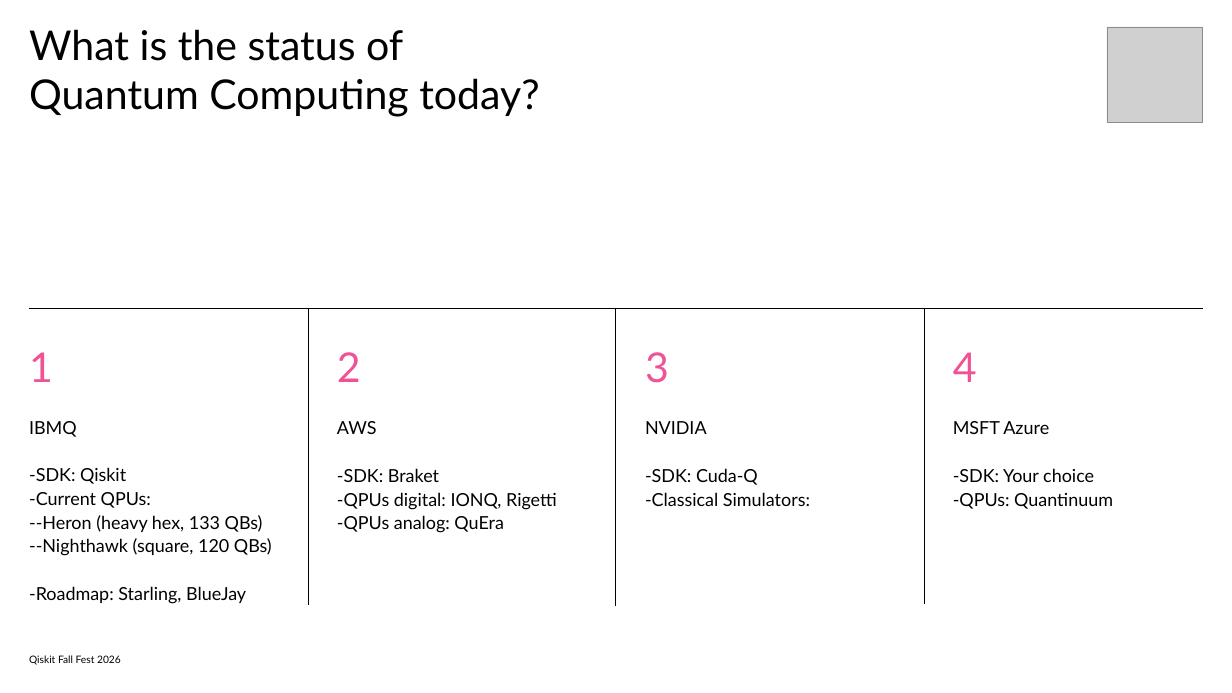
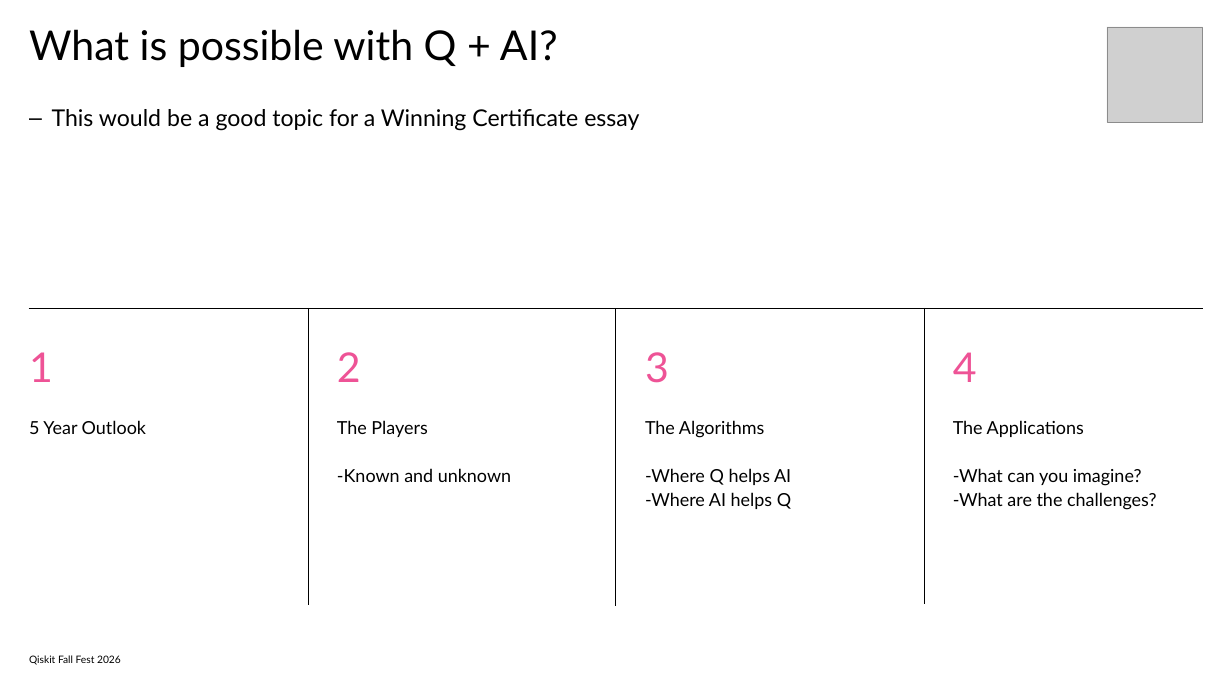
Before and after one commit to SeattleQuantumComputingMeetup/qiskit_fallfest_2026, a slide deck: slide 49 of presentations/Qiskit_Fall-Fest_2026_Zoom_Kickoff.pptx (slide 7 before the commit). Drawn at 1232x693 pixels with LibreOffice and Linux fonts; fonts in the diff are those of the drawing; grey boxes stand for pictures. Boxes give left, top, right and bottom in pixels: in the first picture for what was removed or moved away, otherwise in the second. Text is boxed around its words. In the diff, an @@ line names an element or a change of style, - is before the commit and + after.

```diff
--- a/presentations/Qiskit_Fall-Fest_2026_Zoom_Kickoff.pptx
+++ b/presentations/Qiskit_Fall-Fest_2026_Zoom_Kickoff.pptx
@@ title at (29, 29, 558, 67): text changed @@
-What is the status of Quantum Computing today?
+What is possible with Q + AI?
@@ text added at (52, 109, 639, 131), 36 pt, text #000000 @@
+– This would be a good topic for a Winning Certificate essay
@@ text at (29, 420, 146, 434): text changed @@
-IBMQ
--SDK: Qiskit
--Current QPUs:
---Heron (heavy hex, 133 QBs)
---Nighthawk (square, 120 QBs)
--Roadmap: Starling, BlueJay
+5 Year Outlook
@@ text at (337, 420, 511, 482): text changed @@
-AWS
--SDK: Braket
--QPUs digital: IONQ, Rigetti
--QPUs analog: QuEra
+The Players
+-Known and unknown
@@ text at (645, 420, 791, 509): text changed @@
-NVIDIA
--SDK: Cuda-Q
--Classical Simulators:
+The Algorithms
+-Where Q helps AI
+-Where AI helps Q
@@ text at (953, 420, 1157, 510): text changed @@
-MSFT Azure
--SDK: Your choice
--QPUs: Quantinuum
+The Applications
+-What can you imagine?
+-What are the challenges?
```
Also in this commit, not shown: 8 other slides changed, 43 slides added.
